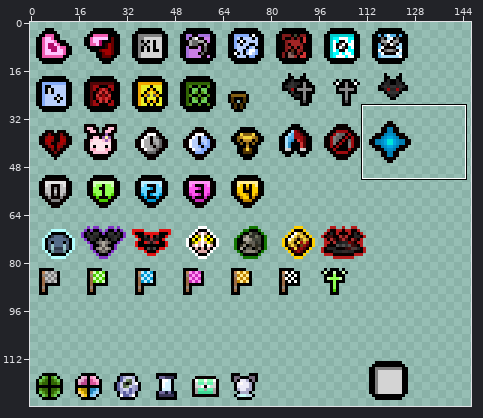
Two states of a sprite sheet, resources/gfx/ui/wakaba/hudstats2.png. Above: a wide view before the commit, with the close-up outlined.
Close-up. Old version:
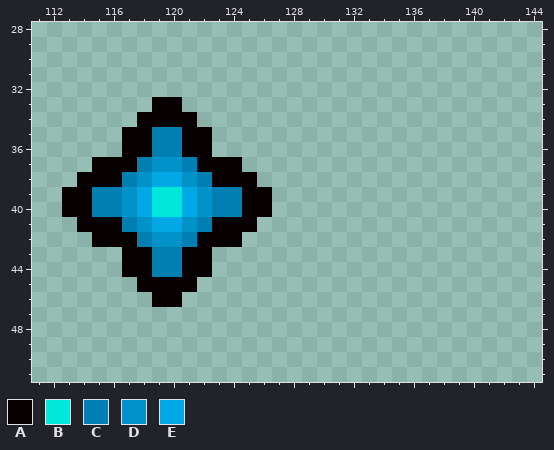
The file is 192x128 pixels. Colours within 5 levels of each other are drawn and written as one. Shown: x 111..144, y 28..51. The wide view leaves out empty margins.
Palette (. is transparent): A #080000  B #00e8d9  C #007fb3  D #0092c9  E #00a8e5
After the commit:
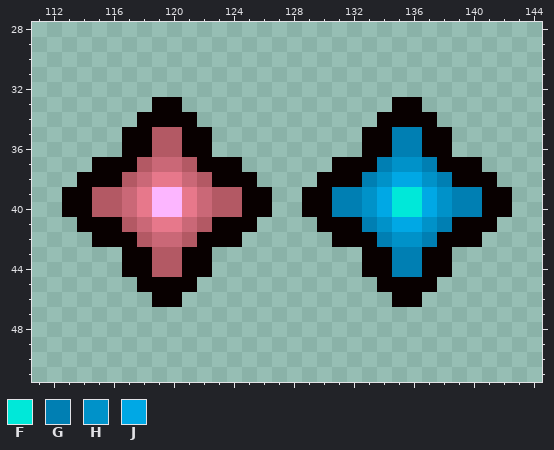
Colours new in this view: F #00e8d9  G #007fb3  H #0092c9  J #00a8e5
The edit:
{"colour":"B","old":"#00e8d9","new":"#fcb6ff"}
{"colour":"C","old":"#007fb3","new":"#b35964"}
{"colour":"D","old":"#0092c9","new":"#ca6877"}
{"colour":"E","old":"#00a8e5","new":"#e7788b"}
{"y":33,"x":135,"old":"..","new":"AA"}
{"y":34,"x":134,"old":"....","new":"AAAA"}
{"y":35,"x":133,"old":"......","new":"AAGGAA"}
{"y":36,"x":133,"old":"......","new":"AAGGAA"}
{"y":37,"x":131,"old":"..........","new":"AAAGHHGAAA"}
{"y":38,"x":130,"old":"............","new":"AAAGHJJHGAAA"}
{"y":39,"x":129,"old":"..............","new":"AAGGHJFFJHGGAA"}
{"y":40,"x":129,"old":"..............","new":"AAGGHJFFJHGGAA"}
{"y":41,"x":130,"old":"............","new":"AAAGHJJHGAAA"}
{"y":42,"x":131,"old":"..........","new":"AAAGHHGAAA"}
{"y":43,"x":133,"old":"......","new":"AAGGAA"}
{"y":44,"x":133,"old":"......","new":"AAGGAA"}
{"y":45,"x":134,"old":"....","new":"AAAA"}
{"y":46,"x":135,"old":"..","new":"AA"}
{"label":"added","picture_box":[302,97,512,307]}
{"label":"changed","picture_box":[92,127,242,277]}
